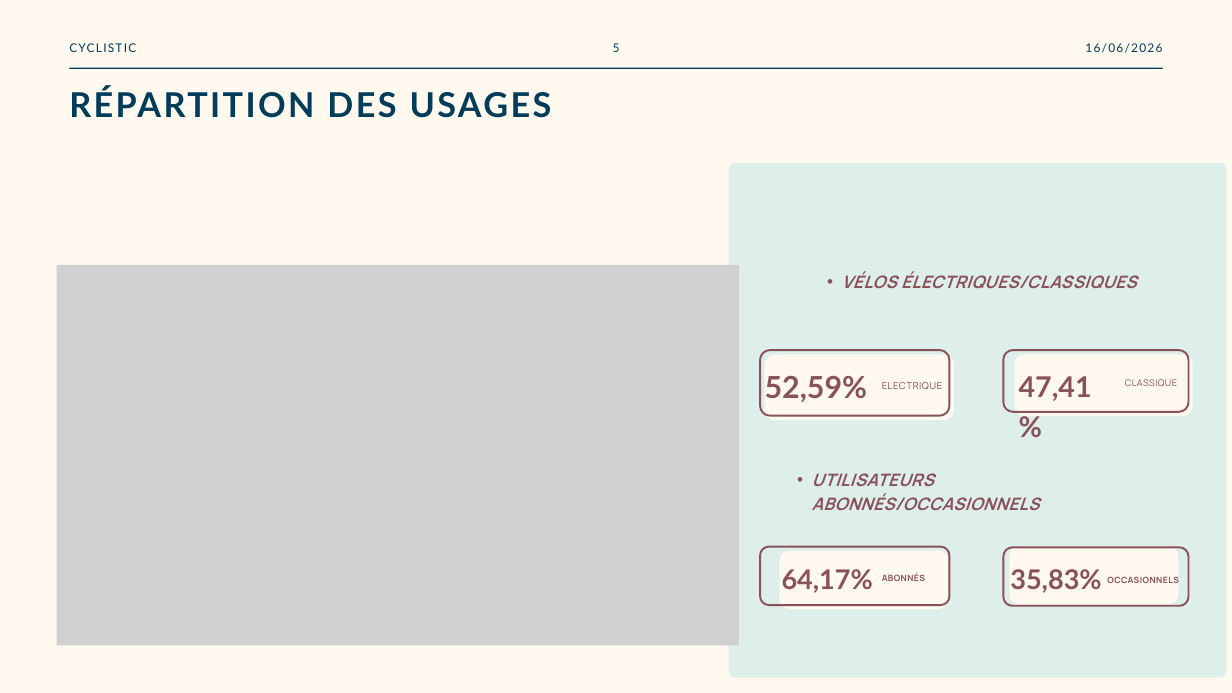
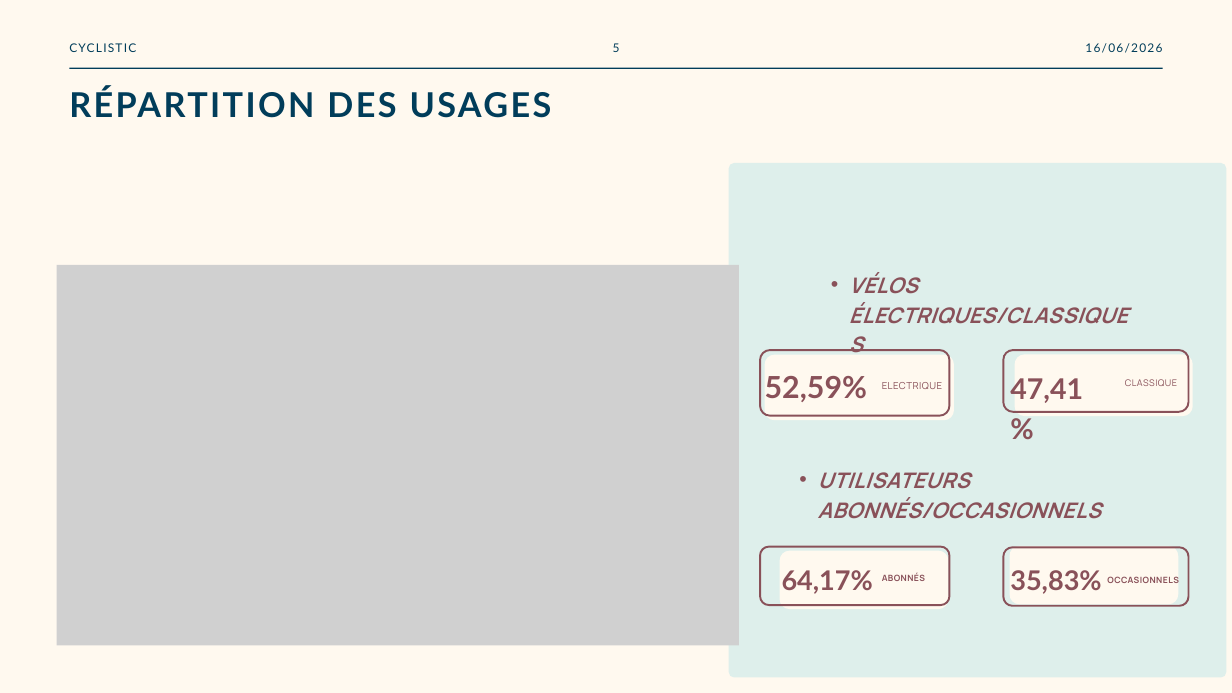
Before and after one commit to Loic0427/Data_etudes_de_cas, a slide deck: slide 5 of Velo en libre service/Etude_de_cas_cyclistic.pptx. Drawn at 1232x693 pixels with LibreOffice and Linux fonts; fonts in the diff are those of the drawing; grey boxes stand for pictures. Boxes give left, top, right and bottom in pixels: in the first picture for what was removed or moved away, otherwise in the second. Text is boxed around its words. In the diff, an @@ line names an element or a change of style, - is before the commit and + after.

```diff
--- a/Velo en libre service/Etude_de_cas_cyclistic.pptx
+++ b/Velo en libre service/Etude_de_cas_cyclistic.pptx
@@ text "VÉLOS ÉLECTRIQUES/CLASSIQUES" at (849,272,1128,324): size 20 to 25 pt, letter spacing 0.4 to 0.5 pt; indent changed; line spacing 28pt to 35pt @@
@@ text "47,41%": place and size @@
-text "47,41%" at (1019,376,1092,401)
+text "47,41%" at (1010,378,1083,403)
@@ text "UTILISATEURS ABONNÉS/OCCASIONNELS" at (818,472,1101,519): size 20 to 25 pt, letter spacing 0.4 to 0.5 pt; indent changed; line spacing 28pt to 35pt @@
```
Also in this commit, not shown: 5 other slides changed.
